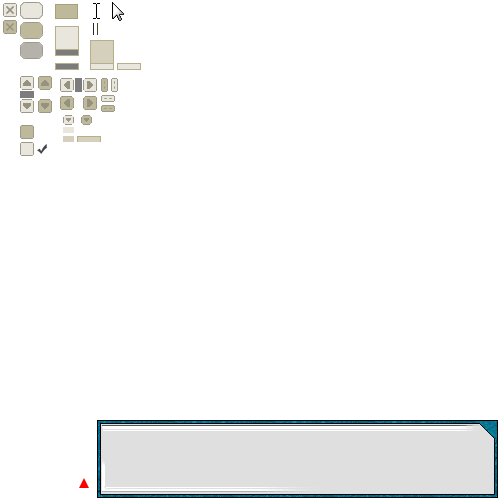
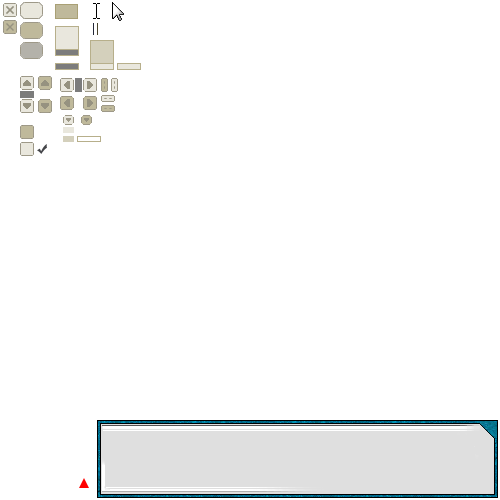
The second 500 × 500 image is a revision of the first. Changes to its layers:
renamed "Itembackground" to "ItemOverlay", painted on it over [78, 137, 100, 142]
